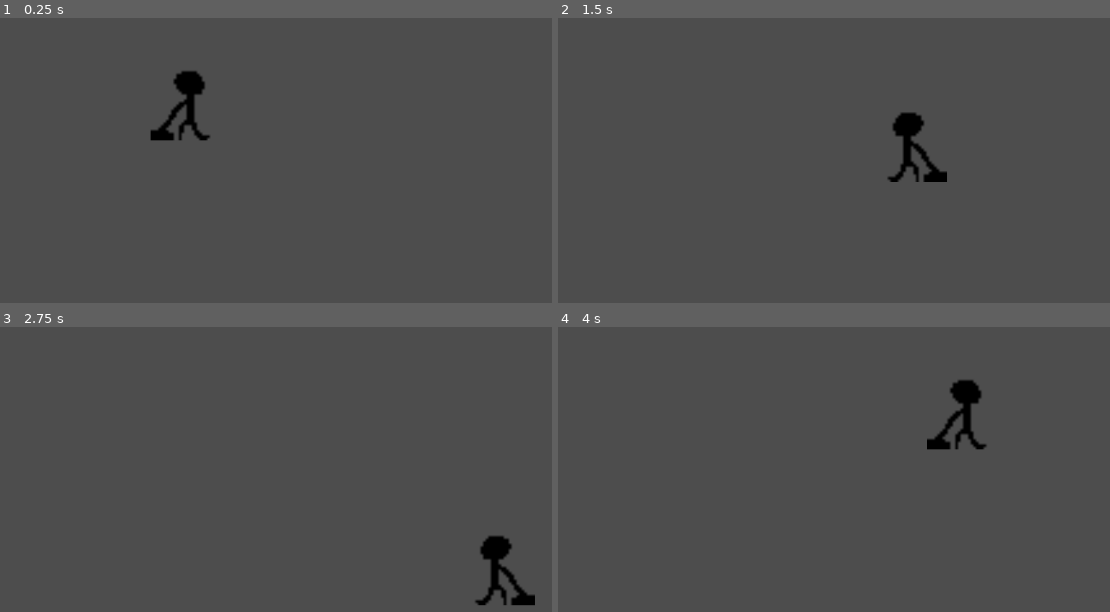
Above: before the commit, frames 1-4 (two rows, left to right).
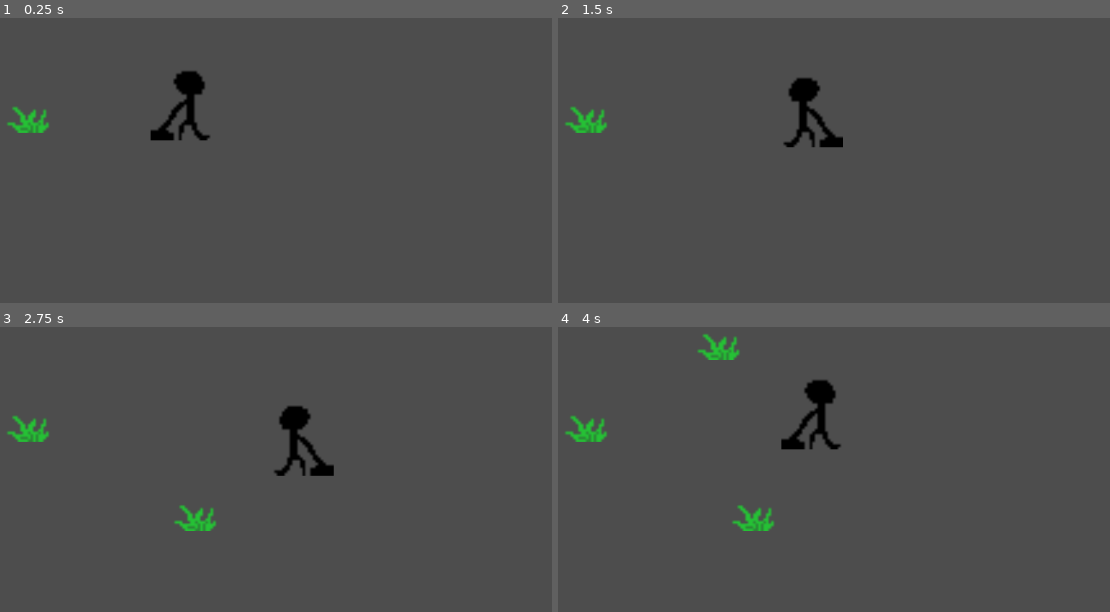
Above: after the commit, the same moments.

Repository: Domo-W/A-Warm-Home
Game: Godot game, scene res://PrototypeLevels/lawn_mowing_minigame.tscn
Two runs of this game, one before a commit and one after it. Both use one fixed random seed, a clock stepped at 60 frames per second and the inputs below.
Inputs:
- Up to frame 1 (0.25 s): no input
- Up to frame 2 (1.5 s): tap Enter at 0.5 s; hold D (move_right) 0.53-1.28 s; hold S (move_down) from 1.28 s (still down)
- Up to frame 3 (2.75 s): release S (move_down) at 2.03 s; hold D (move_right) from 2.03 s (still down)
- Up to frame 4 (4 s): release D (move_right) at 2.78 s; hold W (move_up) 2.78-3.53 s; hold A (move_left) from 3.53 s (still down)

The runs differ from the first frame. In frame 1, 0.4% of the frame differs, in the area x 1-9%, y 31-41%; in frame 2, 2.4%; in frame 3, 2.8%; in frame 4, 3.2%, in the area x 1-78%, y 2-72%.

Commit message:
epic finished prototype lawning

Diff:
--- a/PrototypeLevels/lawn_mowing_minigame.tscn
+++ b/PrototypeLevels/lawn_mowing_minigame.tscn
@@ -2,20 +2,26 @@
 
 [ext_resource type="PackedScene" uid="uid://c08h2lhpkvxht" path="res://Scripts/GeoffScripts/player.tscn" id="1_j8jey"]
 [ext_resource type="Script" path="res://Scripts/GeoffScripts/lawn_game_manager.gd" id="1_t6kvw"]
-[ext_resource type="Script" path="res://Scripts/GeoffScripts/LawnMover.gd" id="3_l4ip0"]
 [ext_resource type="Script" path="res://Scripts/GeoffScripts/GrassSpawner.gd" id="4_uvx30"]
+[ext_resource type="PackedScene" uid="uid://b2f5ynnfdrbe3" path="res://Scripts/GeoffScripts/mowing_grass.tscn" id="5_v4il5"]
 
 [node name="LawnMowingMinigame" type="Node2D"]
 script = ExtResource("1_t6kvw")
 
-[node name="GameManager" type="Node" parent="."]
+[node name="LawnGameManager" type="Node" parent="."]
+unique_name_in_owner = true
 script = ExtResource("1_t6kvw")
 
 [node name="Player" parent="." instance=ExtResource("1_j8jey")]
-script = ExtResource("3_l4ip0")
 
 [node name="Camera2D" type="Camera2D" parent="."]
 
 [node name="GrassSpawner" type="Timer" parent="."]
+wait_time = 1.916
 autostart = true
 script = ExtResource("4_uvx30")
+
+[node name="MowingGrass" parent="GrassSpawner" instance=ExtResource("5_v4il5")]
+position = Vector2(-232, -11)
+
+[connection signal="timeout" from="GrassSpawner" to="GrassSpawner" method="_on_timeout"]
--- a/Scripts/GeoffScripts/GrassSpawner.gd
+++ b/Scripts/GeoffScripts/GrassSpawner.gd
@@ -1 +1,13 @@
 extends Node
+var grass_scene = preload("res://Scripts/GeoffScripts/mowing_grass.tscn")
+var score = 0
+
+
+func add_point():
+	score += 1
+
+
+func _on_timeout():
+	var grass = grass_scene.instantiate()
+	grass.position = Vector2(randi_range(-200, 200), randi_range(-200, 200))
+	add_child(grass)
--- a/Scripts/GeoffScripts/LawnMover.gd
+++ b/Scripts/GeoffScripts/LawnMover.gd
@@ -1,7 +1,8 @@
 extends CharacterBody2D
 @onready var sprite_2d = $Sprite2D
 
-const SPEED = 300.0
+const VSPEED = 50.0
+const HSPEED = 100.0
 
 func _physics_process(delta):
 	# Get the input direction and handle the movement/deceleration.
@@ -15,13 +16,13 @@
 		sprite_2d.flip_h = false
 
 	if direction:
-		velocity.x = direction * SPEED
+		velocity.x = direction * HSPEED
 	else:
-		velocity.x = move_toward(velocity.x, 0, SPEED)
+		velocity.x = move_toward(velocity.x, 0, HSPEED)
 	if updown:
-		velocity.y = updown * SPEED
+		velocity.y = updown * VSPEED
 	else:
-		velocity.y = move_toward(velocity.y, 0, SPEED)
+		velocity.y = move_toward(velocity.y, 0, VSPEED)
 
 
 	move_and_slide()
--- a/Scripts/GeoffScripts/lawn_game_manager.gd
+++ b/Scripts/GeoffScripts/lawn_game_manager.gd
@@ -1,11 +1 @@
-extends Node2D
-
-var score = 0
-var grass_scene = preload("res://Scripts/GeoffScripts/mowing_grass.tscn")
-
-func add_point():
-	score += 1
-
-func _on_Timer_Timeout():
-	var grass = grass_scene.instantiate()
-	grass.position = Vector2(rand_range(20, 1000), -20)
+extends Node
--- a/Scripts/GeoffScripts/mowing_grass.gd
+++ b/Scripts/GeoffScripts/mowing_grass.gd
@@ -1,6 +1,11 @@
 extends Area2D
-@onready var game_manager = $GameManager
+@onready var lawn_game_manager = %LawnGameManager
+
+@onready var grass_spawner = $".."
+
+
 
 
 func _on_body_entered(body):
+	grass_spawner.add_point()
 	queue_free()
--- a/Scripts/GeoffScripts/mowing_grass.tscn
+++ b/Scripts/GeoffScripts/mowing_grass.tscn
@@ -7,6 +7,7 @@
 size = Vector2(59, 38)
 
 [node name="MowingGrass" type="Area2D"]
+collision_mask = 2
 script = ExtResource("1_ylyjv")
 
 [node name="CollisionShape2D" type="CollisionShape2D" parent="."]
@@ -17,3 +18,5 @@
 [node name="Sprite2D" type="Sprite2D" parent="."]
 scale = Vector2(3.7, 3.7)
 texture = ExtResource("1_d0uja")
+
+[connection signal="body_entered" from="." to="." method="_on_body_entered"]
--- a/Scripts/GeoffScripts/player.tscn
+++ b/Scripts/GeoffScripts/player.tscn
@@ -6,15 +6,14 @@
 [sub_resource type="RectangleShape2D" id="RectangleShape2D_240x3"]
 size = Vector2(120, 120)
 
-[node name="Player" type="Node2D"]
-
-[node name="CharacterBody2D" type="CharacterBody2D" parent="."]
+[node name="Player" type="CharacterBody2D"]
+collision_layer = 3
 script = ExtResource("1_xornc")
 
-[node name="CollisionShape2D" type="CollisionShape2D" parent="CharacterBody2D"]
+[node name="CollisionShape2D" type="CollisionShape2D" parent="."]
 shape = SubResource("RectangleShape2D_240x3")
 
-[node name="Sprite2D" type="Sprite2D" parent="CharacterBody2D"]
+[node name="Sprite2D" type="Sprite2D" parent="."]
 position = Vector2(0.400002, 0)
 scale = Vector2(3.7, 3.7)
 texture = ExtResource("2_bvc5k")
